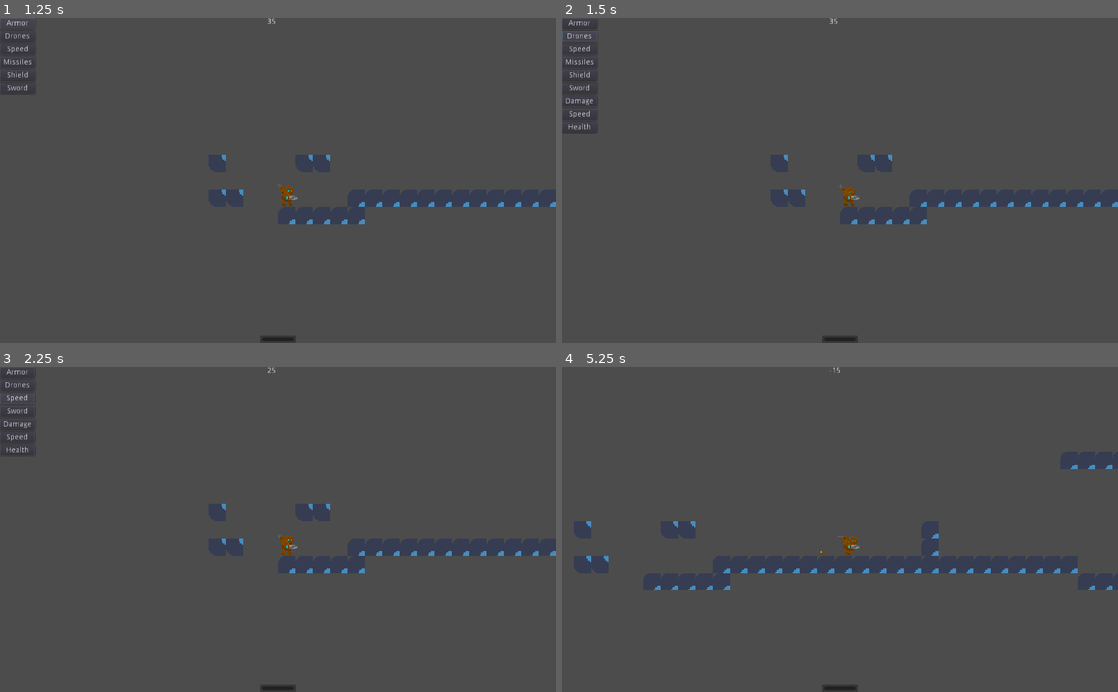
Above: before the commit, frames 1-4 (two rows, left to right).
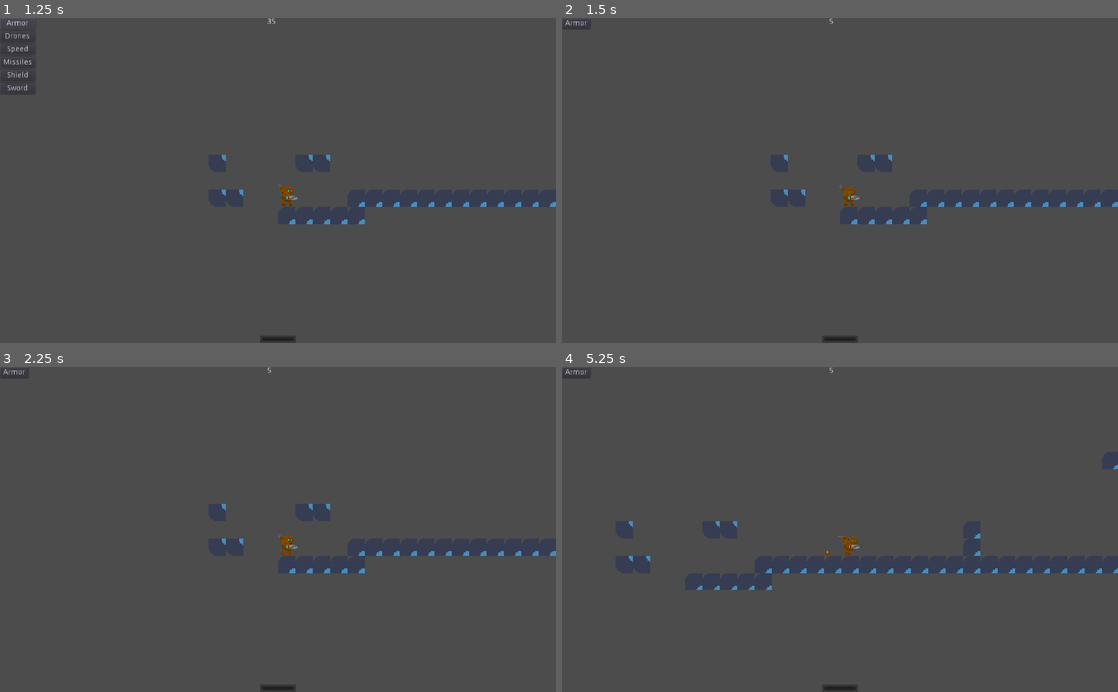
Above: after the commit, the same moments.

Repository: the-alex-g/Gears
Game: Godot game, scene res://Main/Main.tscn
The game is run twice, just before and just after one commit, with the same random seed, the same clock (stepped at 60 frames per second) and the same inputs. The engine's default icon, where the game draws it, is replaced by a stand-in: a white triangle on a blue panel in a dark square.
Inputs (mouse positions are in pixels of both pictures, inside the frame that each line leads up to):
- Up to frame 1 (1.25 s): click "Armor" at 0.5 s
- Up to frame 2 (1.5 s): click "Drones" at 1.25 s
- Up to frame 3 (2.25 s): click (16, 399) at 2 s, where only the run before the commit has a clickable "Speed"
- Up to frame 4 (5.25 s): click (578, 412) at 2.75 s, where only the run before the commit has a clickable "Sword"; click (584, 425) at 3.5 s, where only the run before the commit has a clickable "Damage"; tap Enter at 4.25 s; hold D (right) from 4.28 s (still down); tap E (ranged) at 4.35 s; tap Space (jump) at 4.52 s; tap R (deploy_drones) at 5.1 s

Frame 1 is identical in both runs. In frame 2, 0.4% of the frame differs, in the area x 0-50%, y 0-36%; in frame 3, 0.3%; in frame 4, 1.0%, in the area x 0-100%, y 0-69%.

Commit message:
Fix error where you can select multiple upgrades at the same time

Diff:
--- a/project/Main/HUD/UpgradeList.gd
+++ b/project/Main/HUD/UpgradeList.gd
@@ -19,14 +19,25 @@
 var _drone_equipped := false
 var _shield_equipped := false
 var _ranged_equipped := false
+var _waiting_for_answer := false
 var _upgrades := [0, 0, 0, 0, 0]
 
 
 func _on_ArmorUpgradeButton_pressed()->void:
+	if _waiting_for_answer:
+		return
 	emit_signal("upgrade_system", "armor", REPAIR_THRESHOLD, 0)
 
 
 func _on_DroneUpgradeButton_pressed()->void:
+	if _waiting_for_answer:
+		return
+	var path := -1
+	if _drone_equipped:
+		_upgrade_path_widget.initialize("drone")
+		_waiting_for_answer = true
+		path = yield(_upgrade_path_widget, "path_selected")
+		_waiting_for_answer = false
 	var cost := 0
 	if _drone_equipped:
 		cost = (_upgrades[Upgrades.DRONE] + 1) * UPGRADE_STEP
@@ -34,17 +45,25 @@
 	else:
 		cost = NEW_SYSTEM
 		_drone_equipped = true
-	_upgrade_path_widget.initialize("drone")
-	var path = yield(_upgrade_path_widget, "path_selected") as int
 	emit_signal("upgrade_system", "drone", cost, path)
 
 
 func _on_MovementUpgradeButton_pressed()->void:
+	if _waiting_for_answer:
+		return
 	_upgrades[Upgrades.MOVEMENT] += 1
 	emit_signal("upgrade_system", "movement", _upgrades[Upgrades.MOVEMENT] * UPGRADE_STEP, 0)
 
 
 func _on_RangedUpgradeButton_pressed()->void:
+	if _waiting_for_answer:
+		return
+	var path := -1
+	if _ranged_equipped:
+		_upgrade_path_widget.initialize("ranged")
+		_waiting_for_answer = true
+		path = yield(_upgrade_path_widget, "path_selected")
+		_waiting_for_answer = false
 	var cost := 0
 	if _ranged_equipped:
 		cost = (_upgrades[Upgrades.RANGED] + 1) * UPGRADE_STEP
@@ -52,12 +71,12 @@
 	else:
 		cost = NEW_SYSTEM
 		_ranged_equipped = true
-	_upgrade_path_widget.initialize("ranged")
-	var path = yield(_upgrade_path_widget, "path_selected") as int
 	emit_signal("upgrade_system", "ranged", cost, path)
 
 
 func _on_ShieldUpgradeButton_pressed()->void:
+	if _waiting_for_answer:
+		return
 	var cost := 0
 	if _shield_equipped:
 		cost = (_upgrades[Upgrades.SHIELD] + 1) * UPGRADE_STEP
@@ -69,9 +88,13 @@
 
 
 func _on_SwordUpgradeButton_pressed()->void:
+	if _waiting_for_answer:
+		return
 	_upgrades[Upgrades.SWORD] += 1
 	_upgrade_path_widget.initialize("sword")
+	_waiting_for_answer = true
 	var path = yield(_upgrade_path_widget, "path_selected") as int
+	_waiting_for_answer = false
 	emit_signal("upgrade_system", "sword", _upgrades[Upgrades.SWORD] * UPGRADE_STEP, path)
 
 
